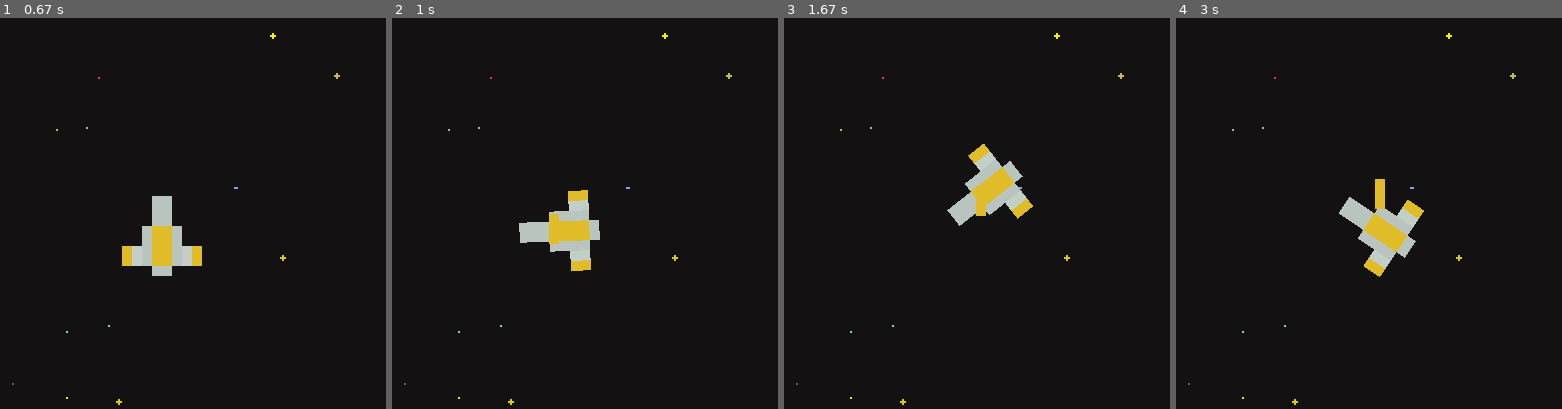
Above: before the commit, frames 1-4 (left to right).
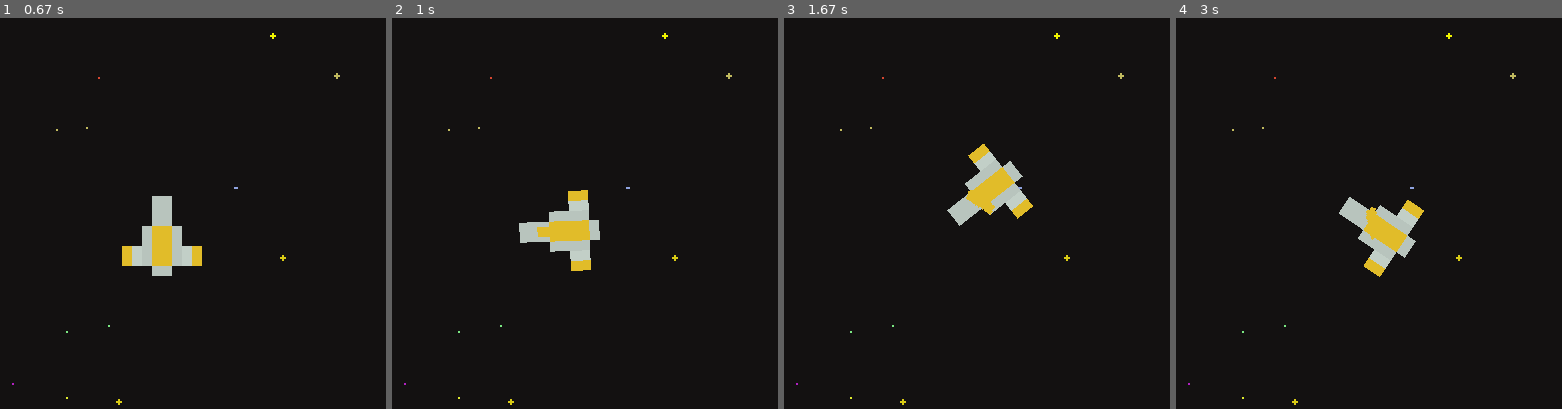
Above: after the commit, the same moments.

Repository: mrmastercat604me/pygame_project
Game: pygame game, started from maingame.py
The game is run twice, just before and just after one commit, with the same random seed, the same clock (stepped at 60 frames per second) and the same inputs.
Inputs (mouse positions are % of the whole screen's width and height, from its top left):
- Up to frame 1 (0.67 s): click "Press To Start" at 0.38 s
- Up to frame 2 (1 s): click (27, 52) at 0.72 s
- Up to frame 3 (1.67 s): hold D 1-1.47 s; click (62, 74) at 1.08 s; hold W from 1.5 s (still down); click (20, 75) at 1.58 s
- Up to frame 4 (3 s): release W at 1.8 s; hold D 1.83-2.3 s; click (90, 87) at 1.92 s; hold A 2.33-2.87 s; click (25, 13) at 2.42 s; hold S from 2.9 s (still down); click (27, 31) at 2.98 s
The pictures show only the part of the screen within x 31-81%, y 24-74%; the shares and areas given below are measured in that part.

Frame 1 is identical in both runs. In frame 2, 0.1% of the frame differs, in the area x 37-44%, y 50-58%; in frame 3, 0.2%; in frame 4, 0.3%, in the area x 49-55%, y 41-57%.

Commit message:
added color possibility

Diff:
--- a/maingame.py
+++ b/maingame.py
@@ -13,6 +13,8 @@
 
 
 font = pygame.font.SysFont(None, 75)
+
+color = "yellow"
 
 def draw_text(text, font, color, surface, x,y):
     textobj = font.render(text, 1, color)
@@ -63,11 +65,20 @@
         mainClock.tick(60)
 
 def game():
+    global color
+
     running = True
     click = False
     Velocity = 7
 
-    shipimage = pygame.image.load("assets/pixel_ship_yellow.png")
+    if color == "yellow":
+        shipimage = pygame.image.load("assets/pixel_ship_yellow.png")
+    elif color == "green":
+        shipimage = pygame.image.load("assets/pixel_ship_green_small.png")
+    elif color == "red":
+        shipimage = pygame.image.load("assets/pixel_ship_red_small.png")
+    elif color == "blue":
+        shipimage = pygame.image.load("assets/pixel_ship_blue_small.png")
     shipimage_rect= shipimage.get_rect()
     shipimage_rect.center = (400,400)
 
@@ -132,12 +143,17 @@
 
         screen.blit(enemyimage,enemyimage_rect)
         face_mouse(shipimage,shipimage_rect,90,screen)
-        screen.blit(laser,laser_rect)
 
         if click:
             laser_rect.center = shipimage_rect.center
+            mx, my = pygame.mouse.get_pos()
+            dx,dy = mx - laser_rect.centerx, my - laser_rect.centery
+            angle = math.degrees(math.atan2(-dy,dx)) - 90
+            laser = pygame.transform.rotate(laser,angle)
+            laser_rect = laser.get_rect(center = laser_rect.center)
             print("Pew")
             click = False
+        screen.blit(laser,laser_rect)
 
         pygame.display.update()
         mainClock.tick(60)
